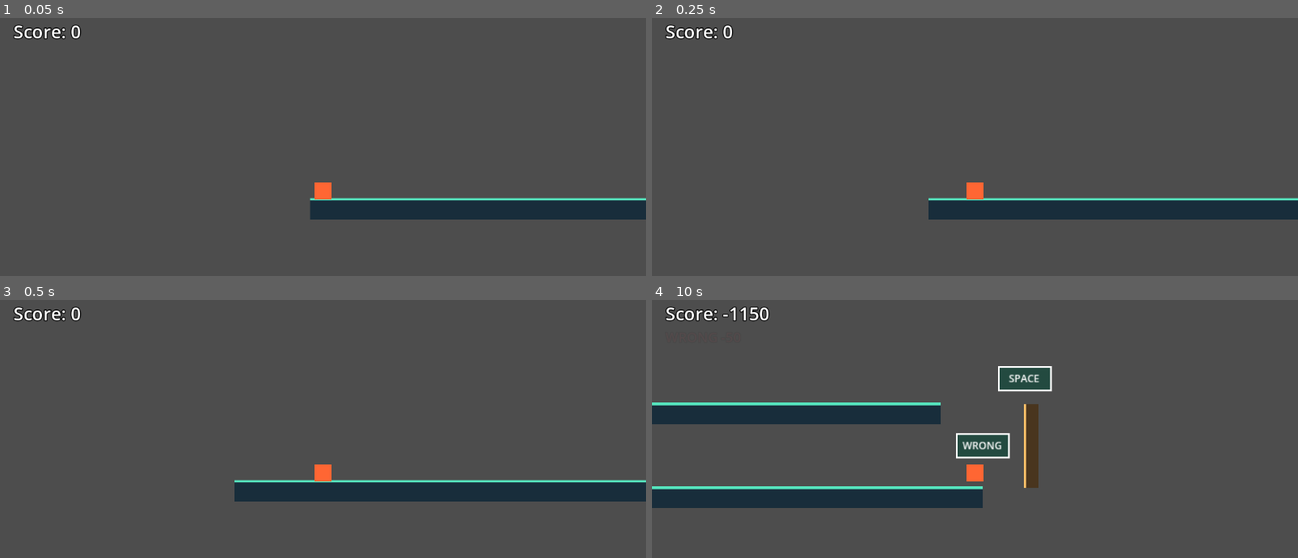
Above: before the commit, frames 1-4 (two rows, left to right).
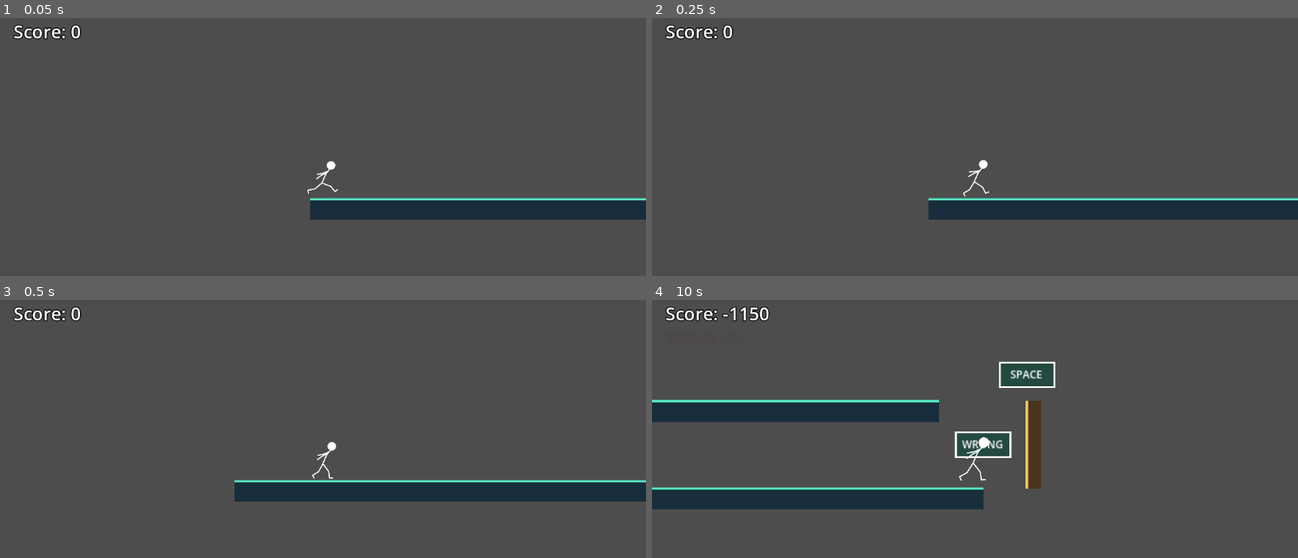
Above: after the commit, the same moments.

Repository: Lexa-Heda/HackClubGameJam
Game: Godot game, scene res://level.tscn
Two runs of this game, one before a commit and one after it. Both use one fixed random seed, a clock stepped at 60 frames per second and the inputs below. The project has no main scene, so this scene is started directly.
Inputs:
- Up to frame 1 (0.05 s): no input
- Up to frame 2 (0.25 s): no input
- Up to frame 3 (0.5 s): no input
- Up to frame 4 (10 s): hold D 0.53-1.28 s; hold Space (jump) 0.53-1.28 s; hold S 1.28-2.03 s; tap Space (jump) at 1.35, 1.52, 1.82, 2.85, 3.02, 3.32, 4.35, 4.52, 4.82, 5.85, 6.02, 6.32, 7.35, 7.52, 7.82, 8.85, 9.02, 9.32 s; hold D 2.03-2.78 s; hold Space (jump) 2.03-2.78 s; hold W 2.78-3.53 s; hold Space (jump) 3.53-4.28 s; hold A 3.53-5.03 s; hold S 5.03-5.78 s; hold Space (jump) 5.03-5.78 s; hold D 5.78-6.53 s; hold W 6.53-7.28 s; hold Space (jump) 6.53-7.28 s; hold D 7.28-8.03 s; hold S 8.03-8.78 s; hold Space (jump) 8.03-8.78 s; hold A 8.78-9.53 s; hold W from 9.53 s (still down); hold Space (jump) from 9.53 s (still down)

The runs differ from the first frame. In frame 1, 0.3% of the frame differs, in the area x 47-53%, y 55-71%; in frame 2, 0.3%; in frame 3, 0.3%; in frame 4, 4.3%, in the area x 0-63%, y 23-82%.

Commit message:
updated and added some visuals

Diff:
--- a/beat-it/level.gd
+++ b/beat-it/level.gd
@@ -37,6 +37,14 @@
 var _space_down := false
 var _space_locked_until := 0.0
 
+# Screen-Bounce (Zoom-Punch) bei POI-Timestamps
+var _poi_times: Array[float] = []
+var _prev_time := 0.0
+var _punch_t := -1.0  # -1 = inaktiv, sonst Sekunden seit Punch-Start
+const BASE_ZOOM := 1.5
+const PUNCH_DUR := 0.5
+const PUNCH_AMP := 0.12  # +12% Zoom-Spitze
+
 func _ready() -> void:
 	_generate()
 	_spawn_player()
@@ -55,6 +63,7 @@
 		var p := LevelGenerator.Poi.new(t)
 		p.timestamp = t
 		pois.append(p)
+		_poi_times.append(t)
 
 	_generator.seed_value = 1234
 	_elements = _generator.generate(pois, START_POS)
@@ -71,7 +80,7 @@
 
 func _setup_camera() -> void:
 	_camera = Camera2D.new()
-	_camera.zoom = Vector2(1.5, 1.5)
+	_camera.zoom = Vector2(BASE_ZOOM, BASE_ZOOM)
 	add_child(_camera)
 	_camera.global_position = _player.global_position
 	_camera.make_current()
@@ -87,10 +96,24 @@
 	_player.global_position = _pos
 	_space_down = false
 	_space_locked_until = 0.0
-
-
-func _process(_delta: float) -> void:
+	_prev_time = 0.0
+	_punch_t = -1.0
+	if _camera:
+		_camera.zoom = Vector2(BASE_ZOOM, BASE_ZOOM)
+
+
+func _process(delta: float) -> void:
 	_camera.global_position = _player.global_position
+	if _punch_t >= 0.0:
+		_punch_t += delta
+		var p := _punch_t / PUNCH_DUR
+		if p >= 1.0:
+			_punch_t = -1.0
+			_camera.zoom = Vector2(BASE_ZOOM, BASE_ZOOM)
+		else:
+			# abklingende Schwingung um die Basis-Zoom (Bounce nach innen)
+			var s := sin(p * PI * 4.0) * exp(-4.0 * p) * PUNCH_AMP
+			_camera.zoom = Vector2(BASE_ZOOM * (1.0 + s), BASE_ZOOM * (1.0 + s))
 	queue_redraw()
 
 
@@ -101,13 +124,30 @@
 
 func _physics_process(delta: float) -> void:
 	_time += delta
+	# Punch an den POI-Timestamps (Quelle der Wahrheit), unabhaengig davon,
+	# ob der Generator fuer diesen POI ein Element platzieren konnte.
+	for t in _poi_times:
+		if t > _prev_time and t <= _time:
+			_punch_t = 0.0
+			break
+	_prev_time = _time
 	_collect_solids()
 	_control()
 	_move(delta)
 	_player.global_position = _pos
+	_update_anim()
 	if _pos.y > 1600.0:
 		_reset()
 	_check_missed()
+
+func _update_anim() -> void:
+	var state := "fall"
+	if _on_floor:
+		state = "run"
+	elif _vel.y < 0.0:
+		state = "jump"
+	_player.set_state(state, _dir < 0.0)
+
 
 func _check_missed() -> void:
 	for e in _elements:
--- a/beat-it/level_generator.gd
+++ b/beat-it/level_generator.gd
@@ -69,6 +69,10 @@
 			if not pair.is_empty():
 				history.append(t)
 				break
+
+		if pair.is_empty():
+			# Fallback: schlichter Boden, damit kein POI ausfaellt.
+			pair = _place(elements, poi.timestamp, LevelElement.Type.FLOOR, width, cursor, corner)
 
 		if pair.is_empty():
 			push_warning("POI bei %.2fs übersprungen: kein freier Platz." % poi.timestamp)
--- a/beat-it/player.gd
+++ b/beat-it/player.gd
@@ -2,40 +2,71 @@
 class_name Player
 
 
-# Test-Spieler: freie Bewegung mit WASD/Pfeilen. Kamera folgt in level.gd.
-# Hindernis-Trigger sind deaktiviert (setup() wird noch aufgerufen, aber nicht ausgewertet).
+# Visueller Avatar: Animations-Sprites (run/jump/fall). Die Bewegung wird von
+# level.gd (Autoplay) gesteuert; hier nur Darstellung + set_state().
 
-const SPEED := 200.0
 const HALF_HEIGHT := 10.0
 
-var _visual: Polygon2D
+const ANIM_SCALE := 0.22
+const ANIM_OFFSET := Vector2(0.0, -69.0) # wird mit ANIM_SCALE skaliert (~-20px effektiv)
+const RUN_FPS := 24.0
+const JUMP_FPS := 24.0
+const FALL_FPS := 16.0
+
+const RUN_FILES := ["1", "2", "3", "4", "5", "6", "7", "8", "9", "11", "12", "15"]
+const SHEET_CELL := 300.0
+
+var _anim: AnimatedSprite2D
+var _state := ""
 
 
 func _ready() -> void:
-	_visual = Polygon2D.new()
-	_visual.polygon = PackedVector2Array([
-		Vector2(-HALF_HEIGHT, -HALF_HEIGHT),
-		Vector2(HALF_HEIGHT, -HALF_HEIGHT),
-		Vector2(HALF_HEIGHT, HALF_HEIGHT),
-		Vector2(-HALF_HEIGHT, HALF_HEIGHT),
-	])
-	_visual.color = Color(1.0, 0.4, 0.2) # orange
-	add_child(_visual)
+	_anim = AnimatedSprite2D.new()
+	_anim.sprite_frames = _build_frames()
+	_anim.scale = Vector2(ANIM_SCALE, ANIM_SCALE)
+	_anim.offset = ANIM_OFFSET
+	_anim.animation = "run"
+	_anim.play("run")
+	add_child(_anim)
 
 
-func _physics_process(delta: float) -> void:
-	_handle_movement(delta)
+func set_state(state: String, flip: bool) -> void:
+	if state != _state:
+		_state = state
+		_anim.play(state)
+	_anim.scale = Vector2(-ANIM_SCALE if flip else ANIM_SCALE, ANIM_SCALE)
 
 
-func _handle_movement(delta: float) -> void:
-	var dir := Vector2.ZERO
-	if Input.is_key_pressed(KEY_A) or Input.is_key_pressed(KEY_LEFT):
-		dir.x -= 1.0
-	if Input.is_key_pressed(KEY_D) or Input.is_key_pressed(KEY_RIGHT):
-		dir.x += 1.0
-	if Input.is_key_pressed(KEY_W) or Input.is_key_pressed(KEY_UP):
-		dir.y -= 1.0
-	if Input.is_key_pressed(KEY_S) or Input.is_key_pressed(KEY_DOWN):
-		dir.y += 1.0
-	if dir != Vector2.ZERO:
-		position += dir.normalized() * SPEED * delta
+func _build_frames() -> SpriteFrames:
+	var sf := SpriteFrames.new()
+	sf.remove_animation("default")
+
+	sf.add_animation("run")
+	sf.set_animation_speed("run", RUN_FPS)
+	sf.set_animation_loop("run", true)
+	for f in RUN_FILES:
+		sf.add_frame("run", load("res://assets/run-pngs/%s.png" % f))
+
+	sf.add_animation("jump")
+	sf.set_animation_speed("jump", JUMP_FPS)
+	sf.set_animation_loop("jump", true)
+	var jump_tex: Texture2D = load("res://assets/jump/Jump.png")
+	for row in 3:
+		for col in 8:
+			sf.add_frame("jump", _atlas(jump_tex, col, row))
+
+	sf.add_animation("fall")
+	sf.set_animation_speed("fall", FALL_FPS)
+	sf.set_animation_loop("fall", true)
+	var fall_tex: Texture2D = load("res://assets/fall/Fall.png")
+	for col in 4:
+		sf.add_frame("fall", _atlas(fall_tex, col, 0))
+
+	return sf
+
+
+func _atlas(tex: Texture2D, col: int, row: int) -> AtlasTexture:
+	var at := AtlasTexture.new()
+	at.atlas = tex
+	at.region = Rect2(col * SHEET_CELL, row * SHEET_CELL, SHEET_CELL, SHEET_CELL)
+	return at
